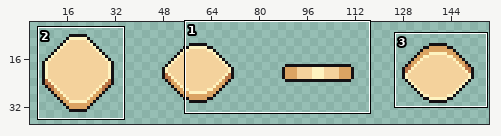
Sprite sheet -- assets/coins/obol_charon.png. Above: a wide view before the commit, with the close-up outlined.
Close-up. The starting point:
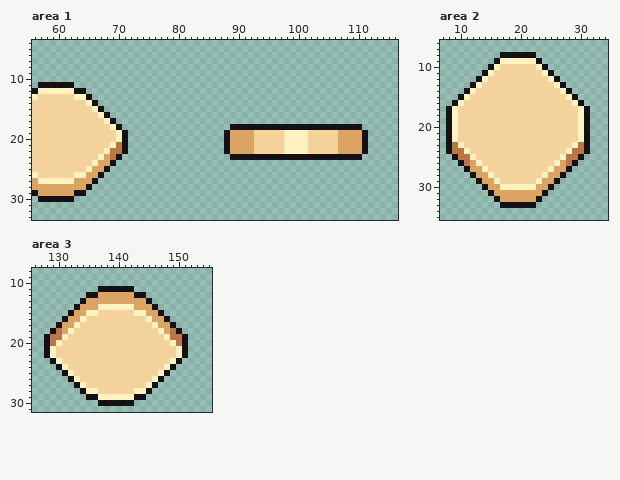
The file is 160x43 pixels. Shown: area 1: x 56..116, y 4..33; area 2: x 7..34, y 6..35; area 3: x 126..155, y 8..31. The wide view leaves out empty margins.
After:
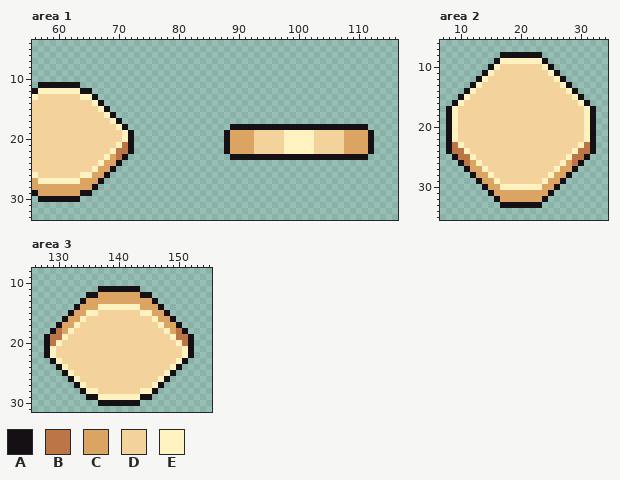
Palette (. is transparent): A #141013  B #bb7547  C #dba463  D #f4d29c  E #fef3c0
The edit:
Changed rows in their new state; - is an unchanged pixel.
Area 1:
first column x 63:
11 A-------------------------------------------------
12 E-A-----------------------------------------------
13 D-EA----------------------------------------------
14 --DEA---------------------------------------------
15 ---DEA--------------------------------------------
16 ----DEA-------------------------------------------
17 -----DEA------------------------------------------
18 ------DEA---------------------------------------A-
19 -------DEA-----------------------------E----D---CA
20 -------DEA-----------------------------E----D---CA
21 ------DEBA-----------------------------E----D---CA
22 -----DE-BA-----------------------------E----D---CA
23 ----DECBA---------------------------------------A-
24 ---DE-CA------------------------------------------
25 --DE-CA-------------------------------------------
26 D-E-CA--------------------------------------------
27 E--CA---------------------------------------------
28 --CA----------------------------------------------
29 C-A-----------------------------------------------
30 A-------------------------------------------------
Area 2:
first column x 23:
 8 A---------
 9 EA--------
10 DEA-------
11 -DEA------
12 --DEA-----
13 ---DEA----
14 ----DEA---
15 -----DEA--
16 ------DEA-
17 -------DEA
18 -------DEA
19 -------DEA
20 -------DEA
21 -------DEA
22 -------DEA
23 ------DEBA
24 -----DE-BA
25 ----DE-BA-
26 ---DECBA--
27 --DE-CA---
28 -DE-CA----
29 DE-CA-----
30 E-CA------
31 -CA-------
32 CA--------
33 A---------
Area 3:
first column x 143:
11 A---------
12 C-A-------
13 --CA------
14 E--CA-----
15 D-E-CA----
16 --DE-CA---
17 ---DE-CA--
18 ----DECBA-
19 -----DE-BA
20 ------DEBA
21 -------DEA
22 -------DEA
23 ------DEA-
24 -----DEA--
25 ----DEA---
26 ---DEA----
27 --DEA-----
28 D-EA------
29 E-A-------
30 A---------
Changed places in both close-ups, as pixel boxes (x1, y1, x2, y2):
changed: (74, 82, 134, 202)
changed: (338, 124, 374, 160)
changed: (308, 130, 314, 154)
changed: (536, 52, 596, 208)
changed: (134, 286, 194, 406)
